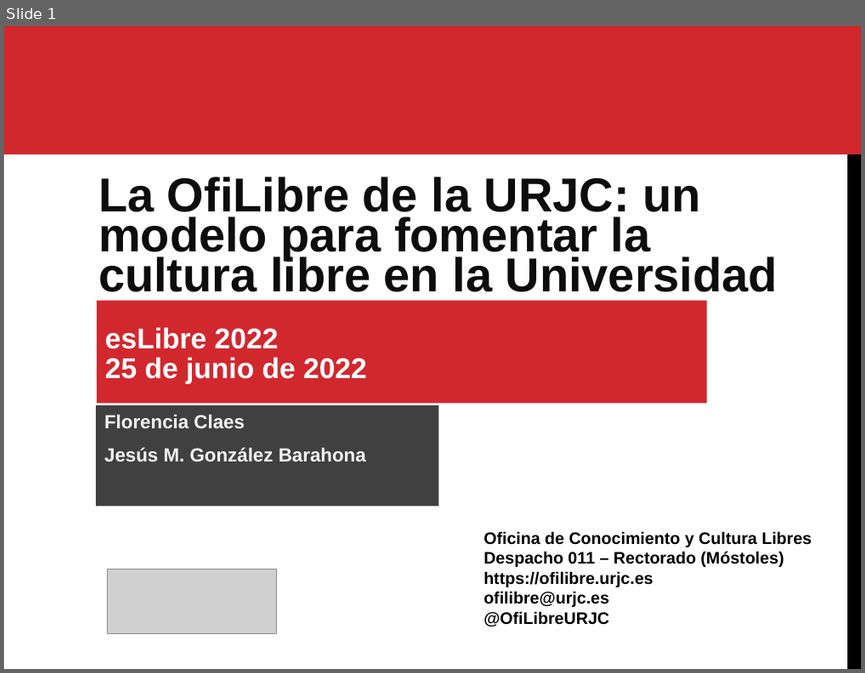
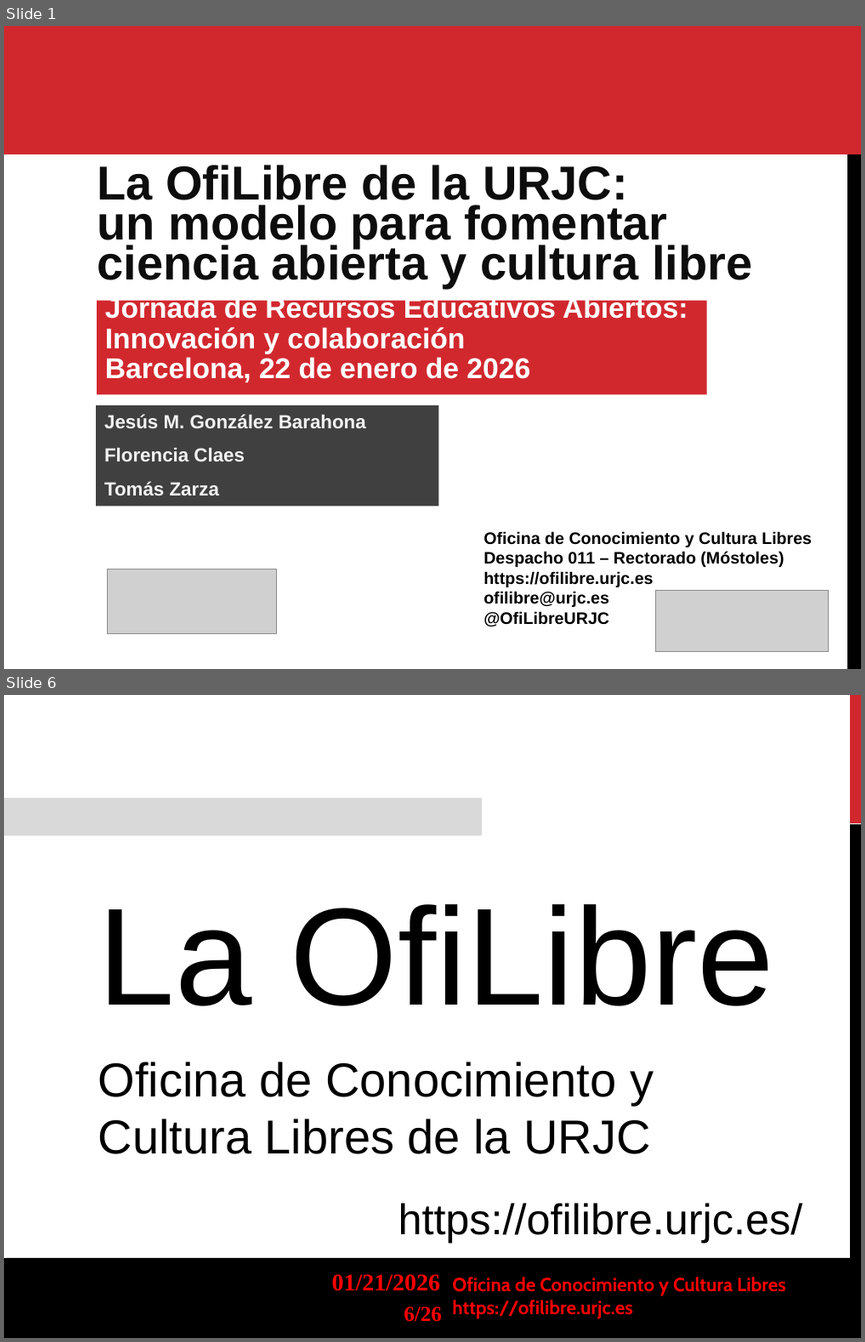
Before and after one commit to roberto-red/ofilibre, a slide deck: static/transpas/ofilibre/Modelo-OfiLibre.odp. Shown one above the other, each under a label of ours: slide 1 before the commit, slides 1 and 6 after it; the slides between them are not shown. The pictures are 865x673 and 865x1342 pixels, drawn with LibreOffice and Linux fonts; fonts in the diff are those of the drawing; grey boxes stand for pictures; background and template pictures are left out. Boxes give left, top, right and bottom in pixels: in the first picture for what was removed or moved away, otherwise in the second. Text is boxed around its words. In the diff, an @@ line names an element or a change of style, - is before the commit and + after.

Commit message:
Nueva presentación del "modelo OfiLibre"

```diff
--- a/static/transpas/ofilibre/Modelo-OfiLibre.odp
+++ b/static/transpas/ofilibre/Modelo-OfiLibre.odp
@@ slide 6 added at [4, 695, 861, 1338], background #FFFFFF @@
@@ freeform shape added at [850, 695, 861, 823], fill #D1282E @@
@@ rectangle added at [4, 798, 481, 835], fill #D9D9D9 @@
@@ freeform shape added at [850, 824, 861, 1338], fill #000000 @@
@@ text added at [98, 904, 774, 1154], 40 pt, text #000000 @@
+La OfiLibre
+Oficina de Conocimiento y Cultura Libres de la URJC
@@ text added at [398, 1202, 803, 1242], 36 pt, text #000000 @@
+https://ofilibre.urjc.es/
@@ freeform shape added at [4, 1257, 861, 1338], fill #000000 @@
@@ text added at [332, 1274, 441, 1291], 20 pt, text #FF0000, bold @@
+01/21/2026
@@ text added at [452, 1276, 786, 1319], 16 pt, text #FF0000, bold @@
+Oficina de Conocimiento y Cultura Libres
+https://ofilibre.urjc.es
@@ page number added at [404, 1306, 442, 1321], 18 pt, text #FF0000, bold @@
+6/26
@@ slide 1 changed as well @@
@@ text at [97, 165, 752, 287]: text changed @@
-La OfiLibre de la URJC: un modelo para fomentar la cultura libre en la Universidad
+La OfiLibre de la URJC:
+un modelo para fomentar
+ciencia abierta y cultura libre
@@ rectangle "Jornada de Recursos Educativos Abiertos:": place and size @@
-rectangle "Jornada de Recursos Educativos Abiertos:" at [97, 301, 707, 403]
+rectangle "Jornada de Recursos Educativos Abiertos:" at [97, 301, 707, 394]
@@ text in rectangle at [105, 295, 687, 383]: text changed @@
-esLibre 2022
-25 de junio de 2022
+Jornada de Recursos Educativos Abiertos:
+Innovación y colaboración
+Barcelona, 22 de enero de 2026
@@ text in rectangle at [104, 414, 366, 428]: paragraph added @@
+Jesús M. González Barahona
@@ text in rectangle at [104, 481, 219, 495]: text changed @@
-Jesús M. González Barahona
+Tomás Zarza
@@ picture added at [655, 590, 828, 652] @@
```
Also in this commit, not shown: 7 other slides changed, 14 other slides added, 10 slides removed, 3 other files.
